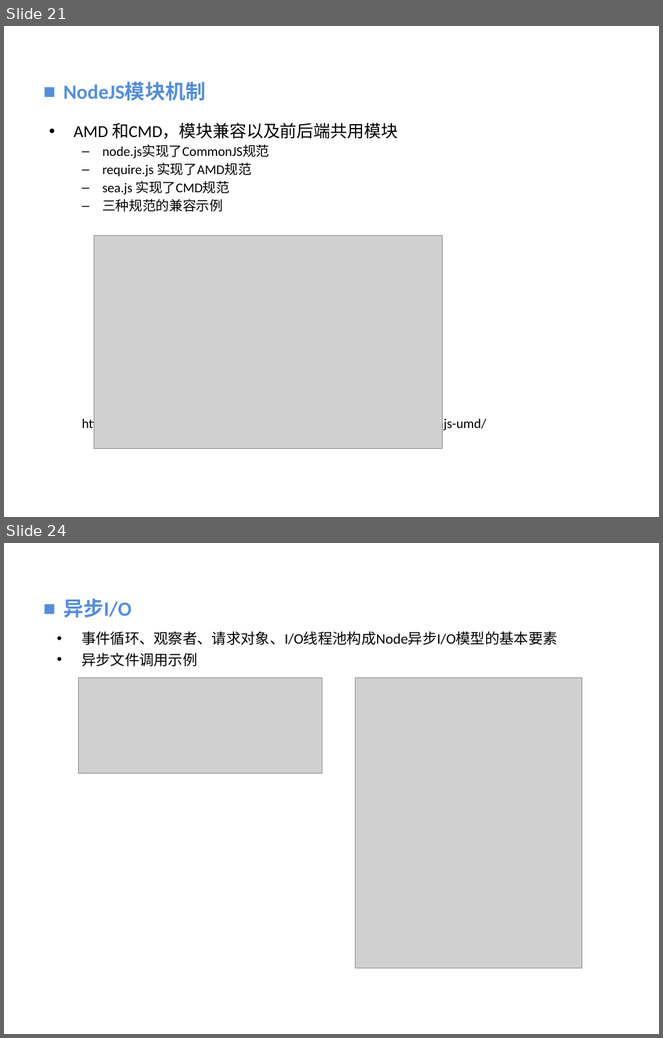
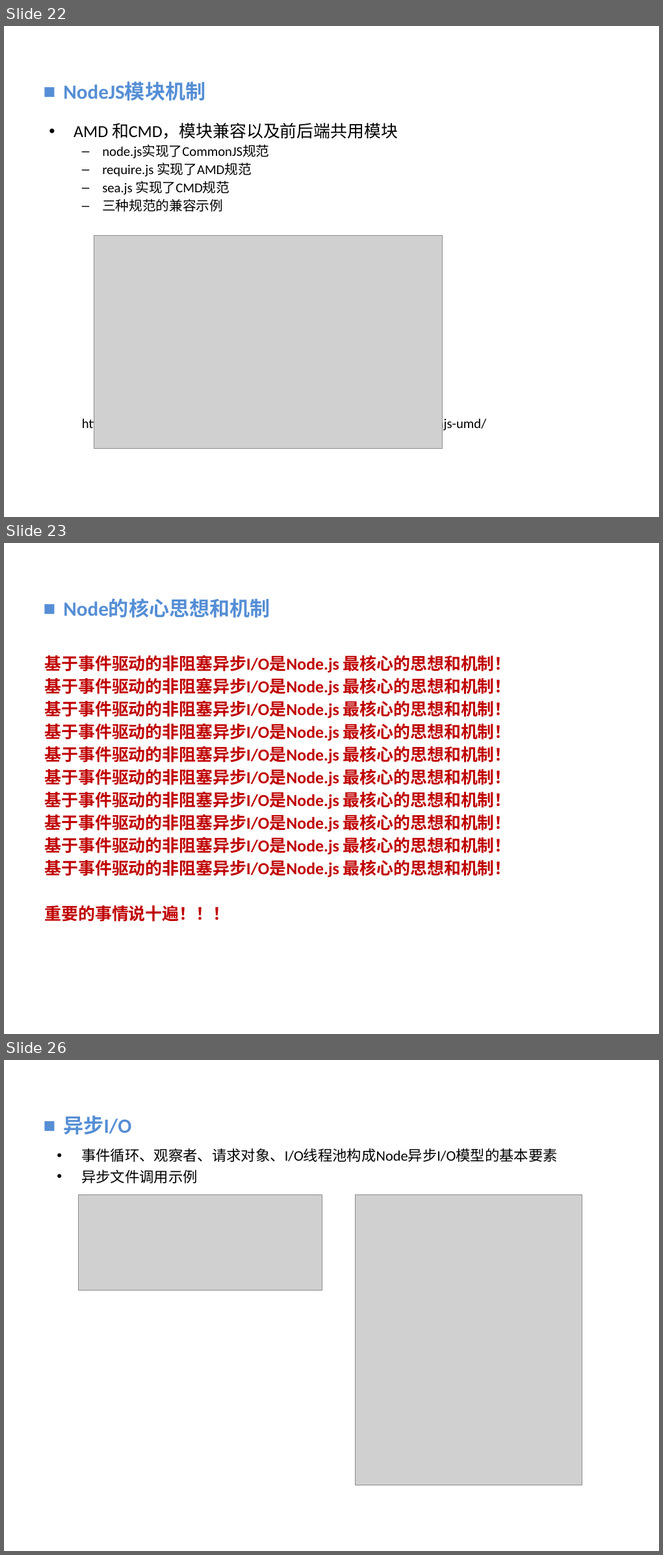
Before and after one commit to vaik/Documents, a slide deck: 我的分享/NodeJS基础概念理解.ppt. Shown one above the other, each under a label of ours: slides 21 and 24 before the commit, slides 22, 23 and 26 after it; the slides between them are not shown. The pictures are 663x1038 and 663x1555 pixels, drawn with LibreOffice and Linux fonts; fonts in the diff are those of the drawing; grey boxes stand for pictures; background and template pictures are left out. Boxes give left, top, right and bottom in pixels: in the first picture for what was removed or moved away, otherwise in the second. Text is boxed around its words. In the diff, an @@ line names an element or a change of style, - is before the commit and + after.

```diff
--- a/我的分享/NodeJS基础概念理解.ppt
+++ b/我的分享/NodeJS基础概念理解.ppt
@@ slide 23 added at box(4, 543, 659, 1034), background picture (left out) @@
@@ text added at box(63, 599, 270, 618), 22.2 pt, text #558ED5, bold @@
+■ Node的核心思想和机制
@@ text added at box(45, 655, 512, 922), 18.5 pt, text #C00000, bold @@
+基于事件驱动的非阻塞异步I/O是Node.js 最核心的思想和机制！
+基于事件驱动的非阻塞异步I/O是Node.js 最核心的思想和机制！
+基于事件驱动的非阻塞异步I/O是Node.js 最核心的思想和机制！
+基于事件驱动的非阻塞异步I/O是Node.js 最核心的思想和机制！
+基于事件驱动的非阻塞异步I/O是Node.js 最核心的思想和机制！
+基于事件驱动的非阻塞异步I/O是Node.js 最核心的思想和机制！
+基于事件驱动的非阻塞异步I/O是Node.js 最核心的思想和机制！
+基于事件驱动的非阻塞异步I/O是Node.js 最核心的思想和机制！
+基于事件驱动的非阻塞异步I/O是Node.js 最核心的思想和机制！
+基于事件驱动的非阻塞异步I/O是Node.js 最核心的思想和机制！
+重要的事情说十遍！！！
@@ what was slide 21 is now slide 22 @@
@@ what was slide 24 is now slide 26 @@
```
Also in this commit, not shown: 4 slides changed, 2 other slides added.
